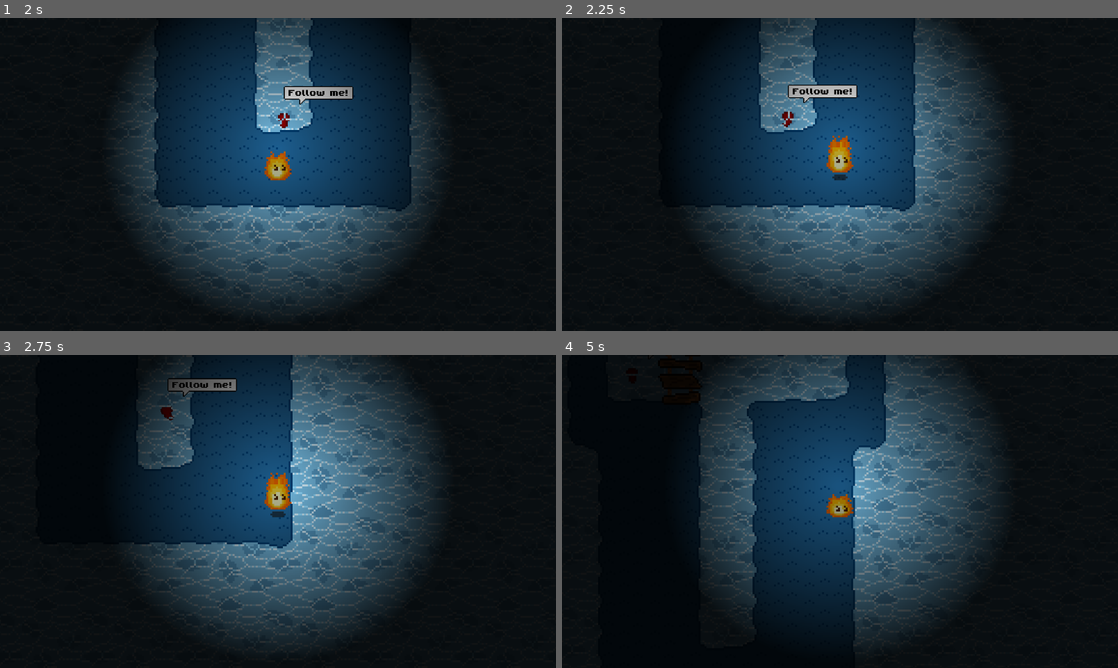
Above: before the commit, frames 1-4 (two rows, left to right).
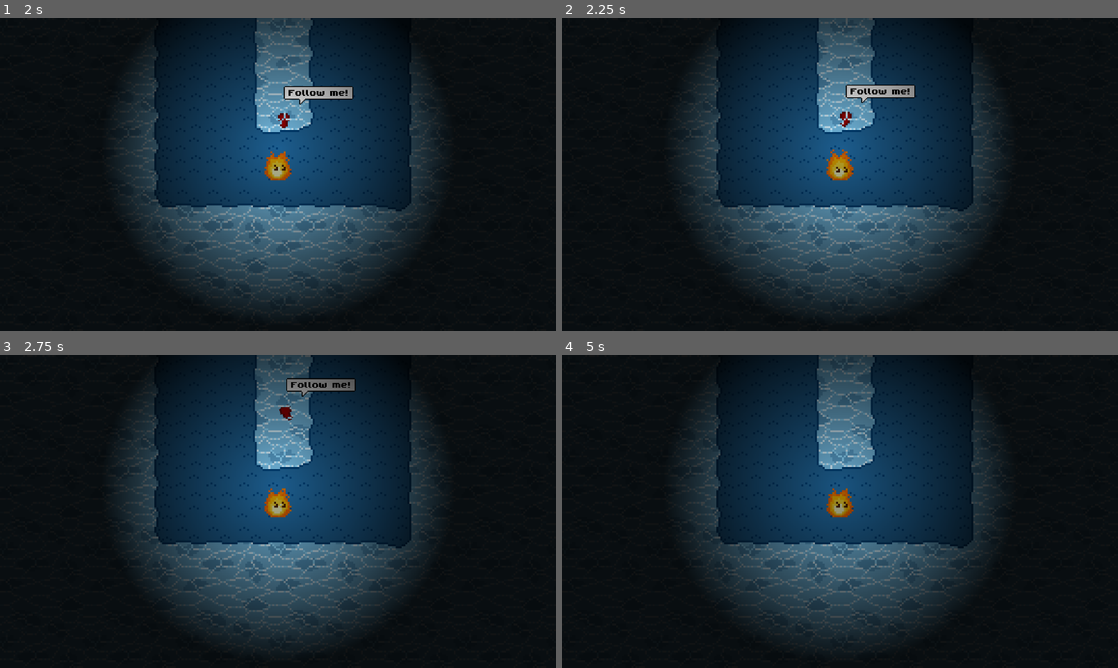
Above: after the commit, the same moments.

Repository: MalcolmFonseca/torch-game
Game: Godot game, scene res://scenes/menu/start_screen.tscn
Two runs of this game, one before a commit and one after it. Both use one fixed random seed, a clock stepped at 60 frames per second and the inputs below. Sound files missing from this copy of the repository are replaced by a short silence.
Inputs:
- Up to frame 1 (2 s): click "Explore" at 0.5 s; click "Enter Blue Cave" at 1.25 s
- Up to frame 2 (2.25 s): hold Right (ui_right) from 2.03 s (still down); hold E (Interact) from 2.03 s (still down)
- Up to frame 3 (2.75 s): keep holding Right (ui_right); keep holding E (Interact)
- Up to frame 4 (5 s): release Right (ui_right) at 2.78 s; release E (Interact) at 2.78 s; hold Down (ui_down) 2.78-3.53 s; tap E (Interact) at 2.85, 4.35 s; hold Right (ui_right) 3.53-4.28 s; hold E (Interact) 3.53-4.28 s; hold Up (ui_up) from 4.28 s (still down)

Frame 1 is identical in both runs. In frame 2, 16% of the frame differs, in the area x 19-78%, y 0-90%; in frame 3, 19%; in frame 4, 22%, in the area x 20-77%, y 0-96%.

Commit message:
WASD controls, removed an annoying rock

Diff:
--- a/project.godot
+++ b/project.godot
@@ -32,6 +32,26 @@
 "events": [Object(InputEventKey,"resource_local_to_scene":false,"resource_name":"","device":-1,"window_id":0,"alt_press …(192 unchanged characters)…
 ]
 }
+Up={
+"deadzone": 0.2,
+"events": [Object(InputEventKey,"resource_local_to_scene":false,"resource_name":"","device":-1,"window_id":0,"alt_pressed":false,"shift_pressed":false,"ctrl_pressed":false,"meta_pressed":false,"pressed":false,"keycode":0,"physical_keycode":87,"key_label":0,"unicode":119,"location":0,"echo":false,"script":null)
+]
+}
+Down={
+"deadzone": 0.2,
+"events": [Object(InputEventKey,"resource_local_to_scene":false,"resource_name":"","device":-1,"window_id":0,"alt_pressed":false,"shift_pressed":false,"ctrl_pressed":false,"meta_pressed":false,"pressed":false,"keycode":0,"physical_keycode":83,"key_label":0,"unicode":115,"location":0,"echo":false,"script":null)
+]
+}
+Left={
+"deadzone": 0.2,
+"events": [Object(InputEventKey,"resource_local_to_scene":false,"resource_name":"","device":-1,"window_id":0,"alt_pressed":false,"shift_pressed":false,"ctrl_pressed":false,"meta_pressed":false,"pressed":false,"keycode":0,"physical_keycode":65,"key_label":0,"unicode":97,"location":0,"echo":false,"script":null)
+]
+}
+Right={
+"deadzone": 0.2,
+"events": [Object(InputEventKey,"resource_local_to_scene":false,"resource_name":"","device":-1,"window_id":0,"alt_pressed":false,"shift_pressed":false,"ctrl_pressed":false,"meta_pressed":false,"pressed":false,"keycode":0,"physical_keycode":68,"key_label":0,"unicode":100,"location":0,"echo":false,"script":null)
+]
+}
 
 [layer_names]
 
--- a/scenes/lava-cave/lava-cave.tscn
+++ b/scenes/lava-cave/lava-cave.tscn
@@ -193,13 +193,14 @@
 position = Vector2(1, -72)
 
 [node name="TileMapLayer3" type="TileMapLayer" parent="."]
-tile_map_data = PackedByteArray("AAD9//n/AAACAAAAAAACAPn/AAA …(479 unchanged characters)… ADAAEAAAAJAOj/AAADAAEAAAAJAOr/AAADAAEAAAD2/+7/AAABAAEAAADt/+7/AAABAAEAAADt/+X/AAABAAEAAAD2/+X/AAABAAEAAAAcAOL/AAACAAEAAAAZAN//AAABAAEAAAAbAOD/AA …(204 unchanged characters)…
+tile_map_data = PackedByteArray("AAD9//n/AAACAAAAAAACAPn/AAA …(479 unchanged characters)… ADAAEAAAAJAOj/AAADAAEAAAAJAOr/AAADAAEAAAAcAOL/AAACAAEAAAAZAN//AAABAAEAAAAbAOD/AA …(204 unchanged characters)…
 tile_set = SubResource("TileSet_qns1m")
 
 [node name="Player" parent="." instance=ExtResource("2_qwhf4")]
 position = Vector2(0, 24)
 
 [node name="Darkness" parent="." instance=ExtResource("5_b3btx")]
+visible = false
 
 [node name="WaterTap" parent="." instance=ExtResource("3_qwhf4")]
 position = Vector2(-217, -236)
--- a/scripts/lava-cave/salamander.gd
+++ b/scripts/lava-cave/salamander.gd
@@ -9,7 +9,7 @@
 func _on_body_entered(body: Node2D) -> void:
 	if (!text_bubble && body.name == "Player"):
 		text_bubble = text_bubble_asset.instantiate()
-		text_bubble.messageText = "A torches glow brightens my day"
+		text_bubble.messageText = "A torch's glow brightens my day"
 		add_child(text_bubble)
 
 func _on_body_exited(body: Node2D) -> void:
--- a/scripts/player/player.gd
+++ b/scripts/player/player.gd
@@ -35,7 +35,7 @@
 		player_sprite.self_modulate = Color(modulate_value, modulate_value, modulate_value)
 
 	# Get the horizontal input direction and handle the acceleration/deceleration.
-	var x_direction := Input.get_axis("ui_left", "ui_right")
+	var x_direction := Input.get_axis("Left", "Right")
 	if (x_direction && !isDead):
 		velocity.x = move_toward(velocity.x, SPEED * x_direction, ACCELERATION)
 		player_sprite.flip_h = x_direction < 0
@@ -43,7 +43,7 @@
 		velocity.x = move_toward(velocity.x, 0, ACCELERATION)
 
 	# Get the vertical input direction and handle the acceleration/deceleration.
-	var	y_direction := Input.get_axis("ui_up", "ui_down")
+	var	y_direction := Input.get_axis("Up", "Down")
 	if (y_direction && !isDead):
 		velocity.y = move_toward(velocity.y, SPEED * y_direction, ACCELERATION)
 	else:
